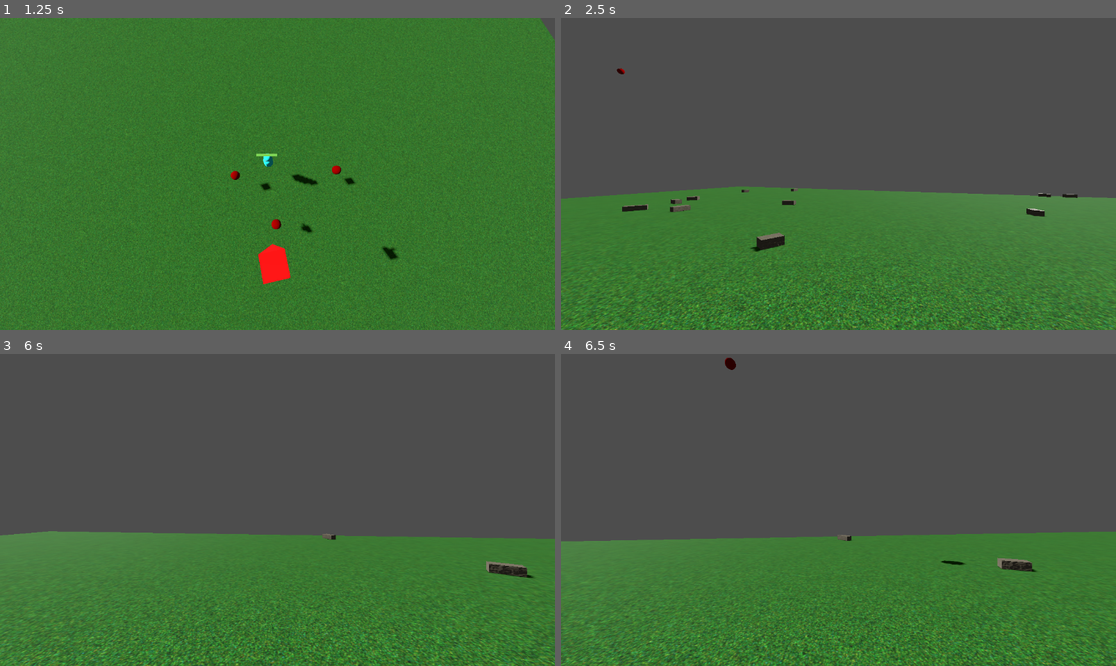
Above: before the commit, frames 1-4 (two rows, left to right).
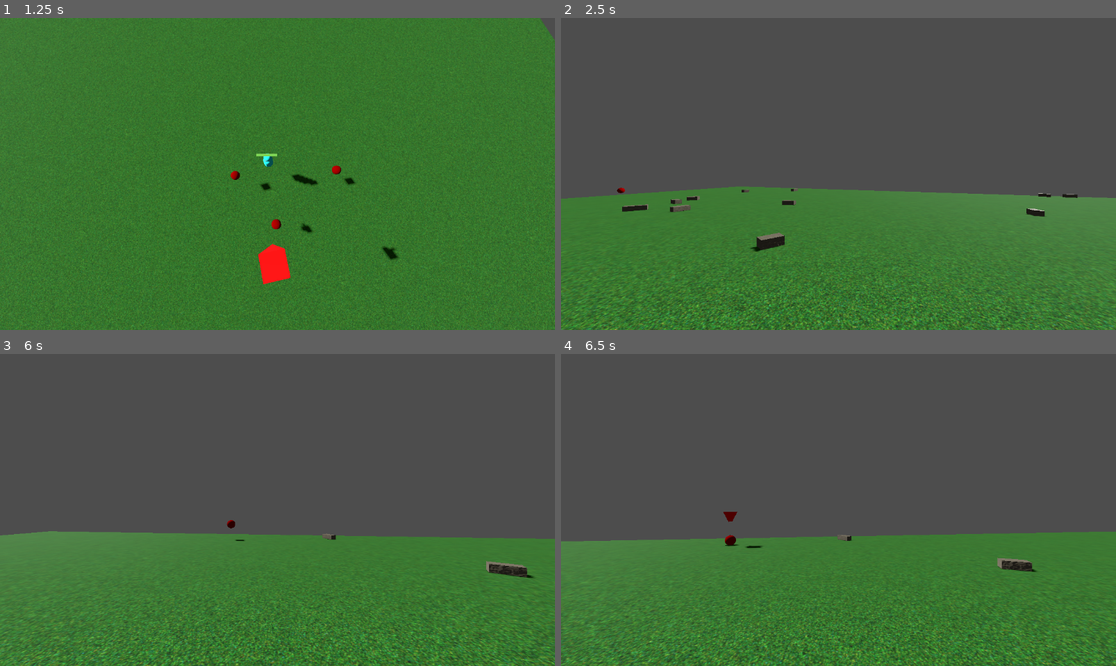
Above: after the commit, the same moments.

Repository: silvagan/numenHand
Game: Godot game, scene res://MainScene.tscn
The game is run twice, just before and just after one commit, with the same random seed, the same clock (stepped at 60 frames per second) and the same inputs.
Inputs (mouse positions are in pixels of both pictures, inside the frame that each line leads up to):
- Up to frame 1 (1.25 s): tap Enter at 0.5 s; move the mouse to (305, 174) at 0.52 s; hold W (move_forward) from 0.53 s (still down); hold E (free_camera) from 0.53 s (still down)
- Up to frame 2 (2.5 s): keep holding W (move_forward); move the mouse to (810, 174) at 1.27 s; release E (free_camera) at 1.28 s; tap Q (pov_camera) at 1.35 s; move the mouse to (849, 167) at 2.02 s; hold K (spawn_objects) from 2.03 s (still down)
- Up to frame 3 (6 s): move the mouse to (271, 516) at 2.77 s; release K (spawn_objects) at 2.78 s; tap E (free_camera) at 2.85 s; move the mouse to (316, 513) at 3.52 s; hold Q (pov_camera) 3.53-4.28 s; move the mouse to (233, 506) at 4.27 s; tap K (spawn_objects) at 4.35 s; move the mouse to (283, 510) at 5.02 s; hold E (free_camera) 5.03-5.78 s; tap Space (move_up) at 5.75 s; move the mouse to (255, 503) at 5.77 s; release W (move_forward) at 5.78 s; hold D (move_right) from 5.78 s (still down); tap Q (pov_camera) at 5.85 s
- Up to frame 4 (6.5 s): keep holding D (move_right)

Frame 1 is identical in both runs. In frame 2, less than 0.1% of the frame differs, in the area x 10-12%, y 16-57%; in frame 3, less than 0.1%; in frame 4, 0.2%, in the area x 29-73%, y 1-68%.

Commit message:
small changes

Diff:
--- a/MainScene.tscn
+++ b/MainScene.tscn
@@ -45,6 +45,7 @@
 transform = Transform3D(0.993427, 0, 0.114469, 0, 1, 0, -0.114469, 0, 0.993427, -0.08815, 9.84542, 0.0101569)
 
 [node name="Spawner" parent="." instance=ExtResource("6_p2lvb")]
+transform = Transform3D(1, 0, 0, 0, 1, 0, 0, 0, 1, 0, 0, 0)
 
 [node name="Camera3D" parent="." instance=ExtResource("5_mcpj8")]
 transform = Transform3D(-1, 7.7118e-08, -4.11772e-08, -3.82454e-08, 0.0376379, 0.999291, 7.86132e-08, 0.999291, -0.0376379, -0.0428782, 23.7761, -4.9689)
